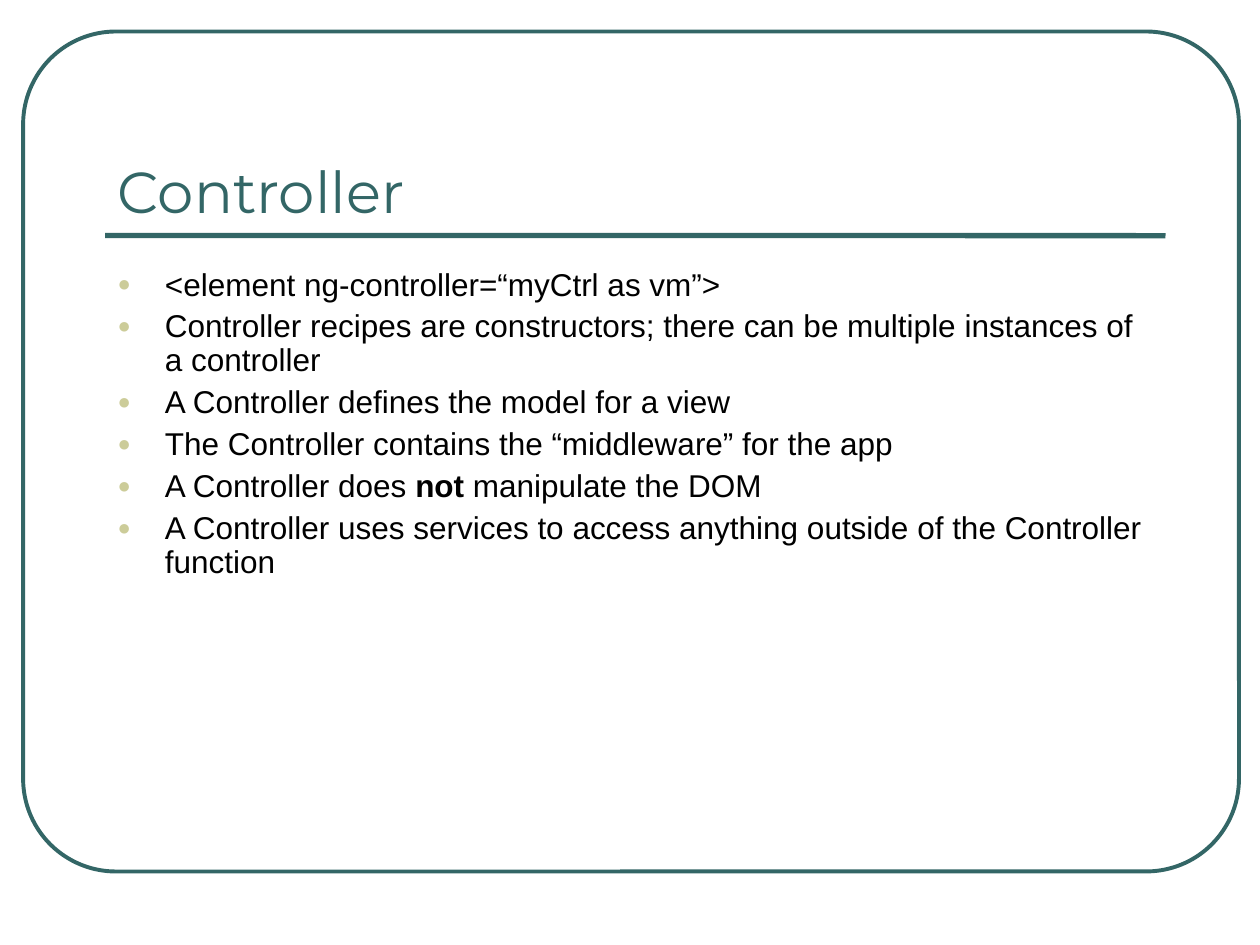
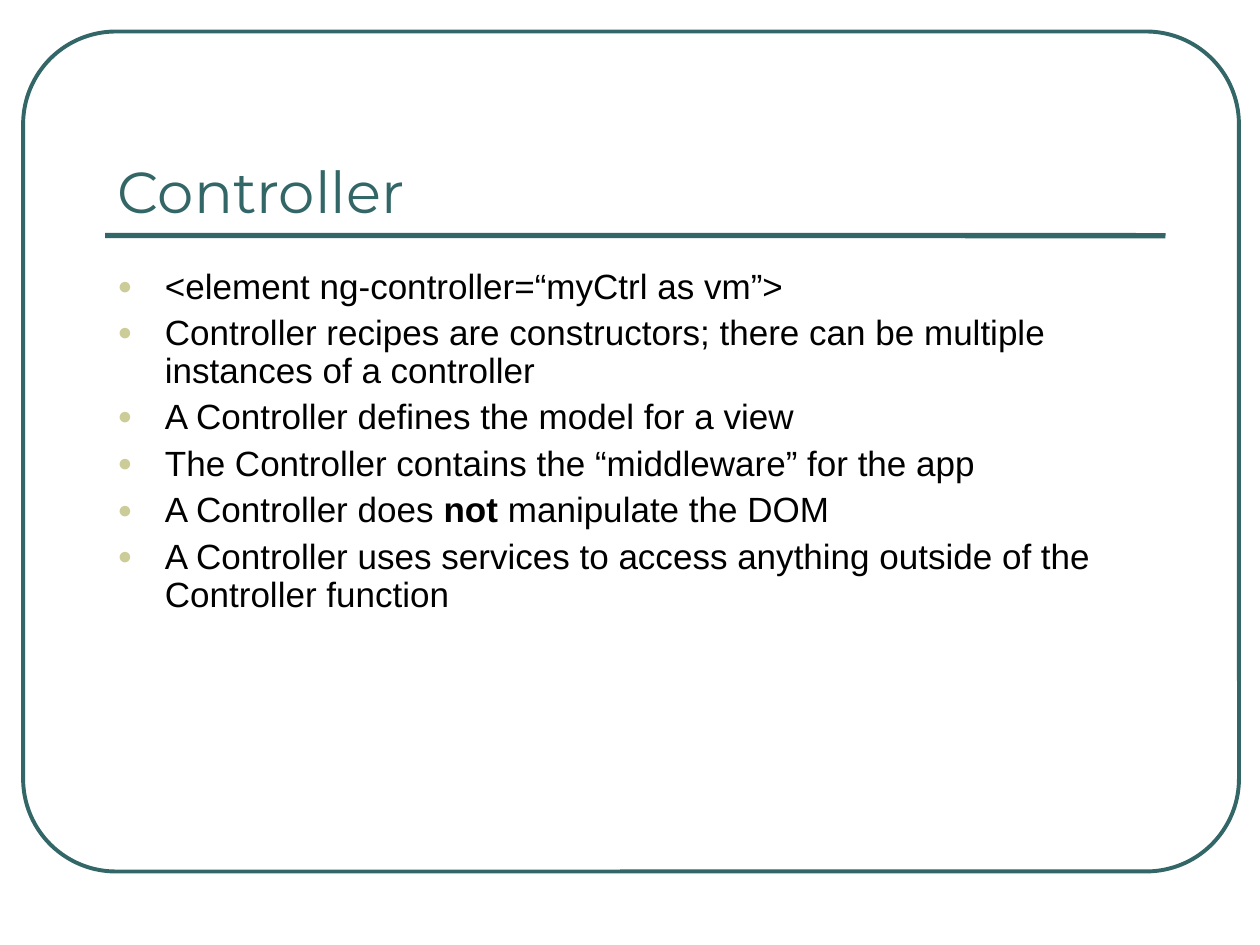
Before and after one commit to ng-al/AngularIntroApp, a slide deck: slide 19 of AngularJS Intro.ppt. Drawn at 1260x945 pixels with LibreOffice and Linux fonts; fonts in the diff are those of the drawing. Boxes give left, top, right and bottom in pixels: in the first picture for what was removed or moved away, otherwise in the second. Text is boxed around its words. In the diff, an @@ line names an element or a change of style, - is before the commit and + after.

```diff
--- a/AngularJS Intro.ppt
+++ b/AngularJS Intro.ppt
@@ text "<element ng-controller=“myCtrl as vm”>" at bbox=[165, 273, 1090, 608]: size 18 to 20 pt @@
```
Also in this commit, not shown: 16 other slides changed, 4 slides added, 1 other file.
